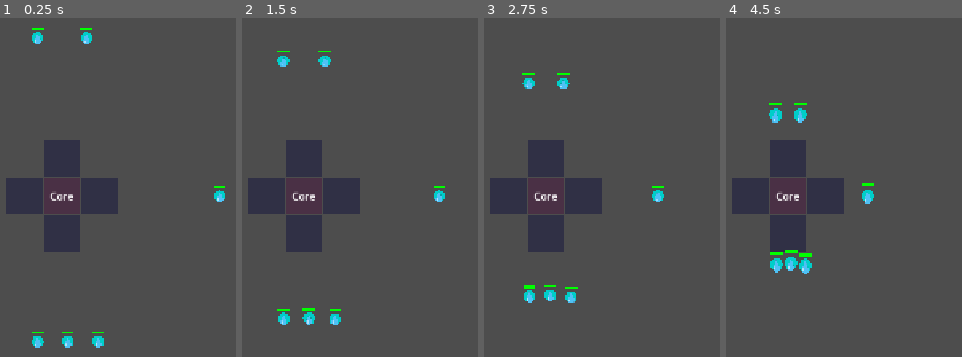
Above: before the commit, frames 1-4 (left to right).
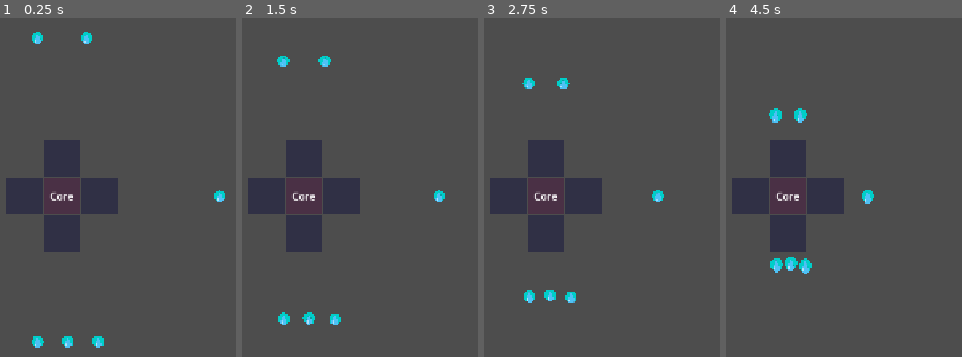
Above: after the commit, the same moments.

Repository: seekerzz/tower-html
Game: Godot game, scene res://src/Scenes/Tests/TestCombatScene.tscn
The game is run twice, just before and just after one commit, with the same random seed, the same clock (stepped at 60 frames per second) and the same inputs. The project has no main scene, so this scene is started directly.
Inputs (mouse positions are in pixels of both pictures, inside the frame that each line leads up to):
- Up to frame 1 (0.25 s): no input
- Up to frame 2 (1.5 s): tap Enter at 0.5 s; drag from (303, 197) to (279, 41) at 0.52 s; drag from (303, 234) to (442, 197) at 1.27 s
- Up to frame 3 (2.75 s): move the mouse to (545, 156) at 2.02 s; hold Right (ui_right) from 2.03 s (still down); tap R at 2.1 s; click (545, 156) at 2.17 s
- Up to frame 4 (4.5 s): release Right (ui_right) at 2.75 s; drag from (825, 197) to (806, 82) at 2.77 s; drag from (749, 197) to (827, 197) at 3.52 s; drag from (outside the picture) to (787, 156) at 4.27 s

The runs differ from the first frame. In frame 1, 0.1% of the frame differs, in the area x 13-96%, y 2-93%; in frame 2, 0.2%; in frame 3, 0.2%; in frame 4, 0.3%, in the area x 18-63%, y 25-71%.

Commit message:
Improve enemy visuals: HP bar scaling, damage visibility, and status effects

Diff:
--- a/src/Scripts/Enemy.gd
+++ b/src/Scripts/Enemy.gd
@@ -6,6 +6,7 @@
 var speed: float
 var enemy_data: Dictionary
 var slow_timer: float = 0.0
+var effects = { "burn": 0.0, "poison": 0.0 }
 
 var hit_flash_timer: float = 0.0
 
@@ -60,16 +61,39 @@
 		color = Color.WHITE
 	draw_circle(Vector2.ZERO, enemy_data.radius, color)
 
+	# Draw Status Effects
+	if effects.burn > 0:
+		draw_circle(Vector2.ZERO, enemy_data.radius, Color(1, 0.5, 0, 0.5))
+	if effects.poison > 0:
+		draw_circle(Vector2.ZERO, enemy_data.radius, Color(0, 1, 0, 0.5))
+
+	# Reset Transform for HP Bar
+	draw_set_transform(Vector2.ZERO, 0.0, Vector2.ONE)
+
 	# Draw HP Bar
-	var hp_pct = hp / max_hp
-	var bar_w = 20
-	var bar_h = 4
-	var bar_pos = Vector2(-bar_w/2, -enemy_data.radius - 8)
-	draw_rect(Rect2(bar_pos, Vector2(bar_w, bar_h)), Color.RED)
-	draw_rect(Rect2(bar_pos, Vector2(bar_w * hp_pct, bar_h)), Color.GREEN)
+	if hp < max_hp and hp > 0:
+		var hp_pct = hp / max_hp
+		var bar_w = 20
+		var bar_h = 4
+		var bar_pos = Vector2(-bar_w/2, -enemy_data.radius - 8)
+		draw_rect(Rect2(bar_pos, Vector2(bar_w, bar_h)), Color.RED)
+		draw_rect(Rect2(bar_pos, Vector2(bar_w * hp_pct, bar_h)), Color.GREEN)
 
 func _process(delta):
 	if !GameManager.is_wave_active: return
+
+	# Handle Effects
+	if effects.burn > 0:
+		hp -= 2.0 * delta
+		effects.burn -= delta
+		if effects.burn <= 0: effects.burn = 0
+		if hp <= 0: die()
+
+	if effects.poison > 0:
+		hp -= (max_hp * 0.05) * delta
+		effects.poison -= delta
+		if effects.poison <= 0: effects.poison = 0
+		if hp <= 0: die()
 
 	# Wobble Effect
 	var time = Time.get_ticks_msec() * 0.005
@@ -106,7 +130,8 @@
 			if b_type == "slow":
 				temp_speed_mod = 0.5
 			elif b_type == "poison":
-				take_damage(max_hp * 0.05 * delta)
+				effects.poison = 1.0
+				# take_damage(max_hp * 0.05 * delta) # Now handled in _process
 
 func attack_wall_logic(delta):
 	attack_timer -= delta
